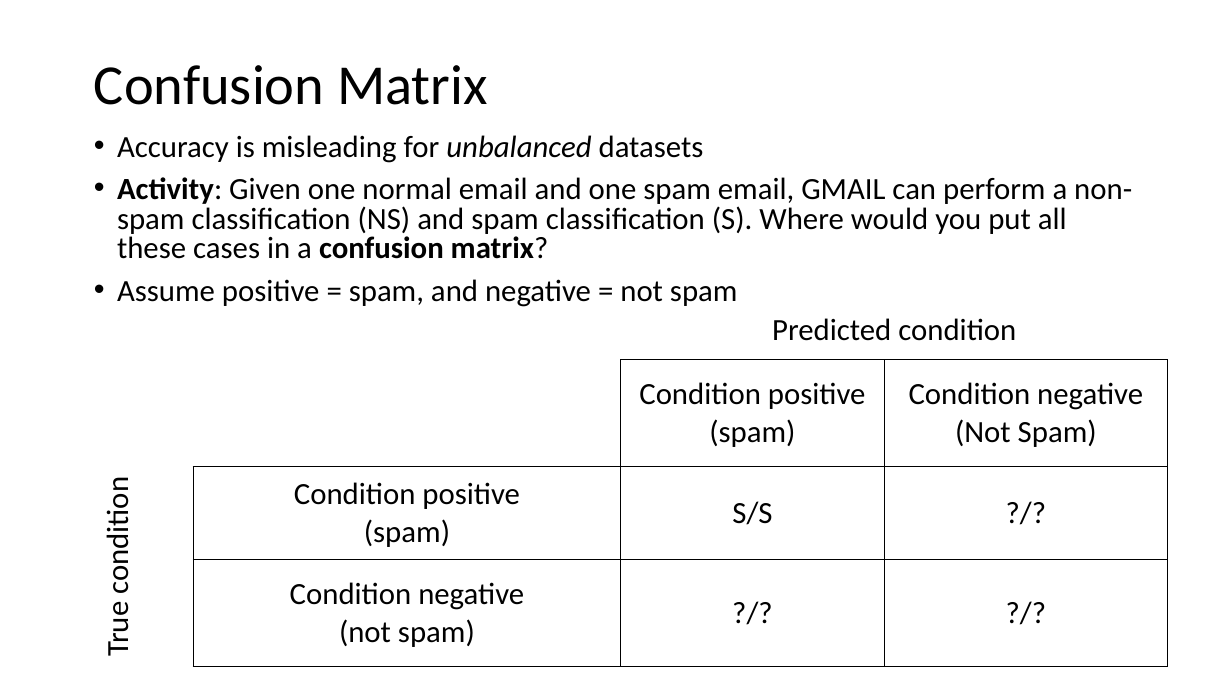
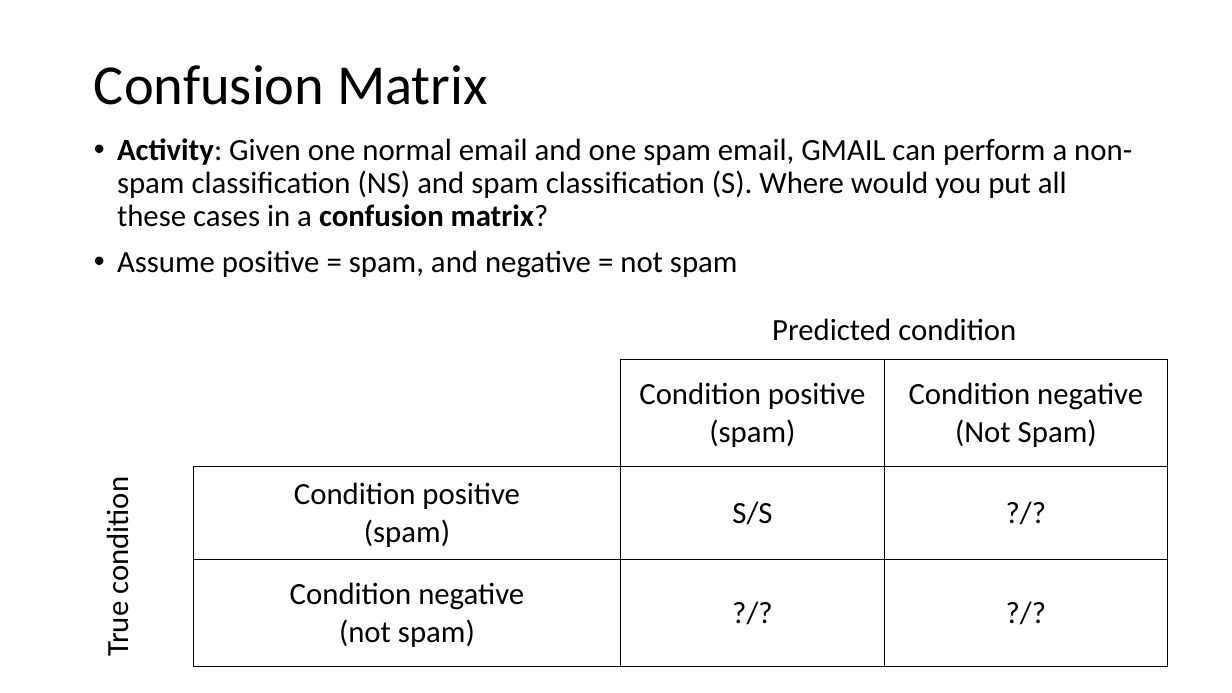
Before and after one commit to chaithrakc/syr_ads_bigdata_analytics, a slide deck: slide 18 of lecture06/lecture6-0-assessing-model-accuracy.pptx (slide 19 before the commit). Drawn at 1232x693 pixels with LibreOffice and Linux fonts; fonts in the diff are those of the drawing. Boxes give left, top, right and bottom in pixels: in the first picture for what was removed or moved away, otherwise in the second. Text is boxed around its words. In the diff, an @@ line names an element or a change of style, - is before the commit and + after.

```diff
--- a/lecture06/lecture6-0-assessing-model-accuracy.pptx
+++ b/lecture06/lecture6-0-assessing-model-accuracy.pptx
@@ text "Activity: Given one normal email ..." at box(117, 138, 1132, 278): line spacing 0.8 to 0.9 @@
@@ text at box(117, 135, 704, 163): paragraph removed @@
-• Accuracy is misleading for unbalanced datasets
```
Also in this commit, not shown: 10 other slides changed, 3 slides removed, 2 other files.
